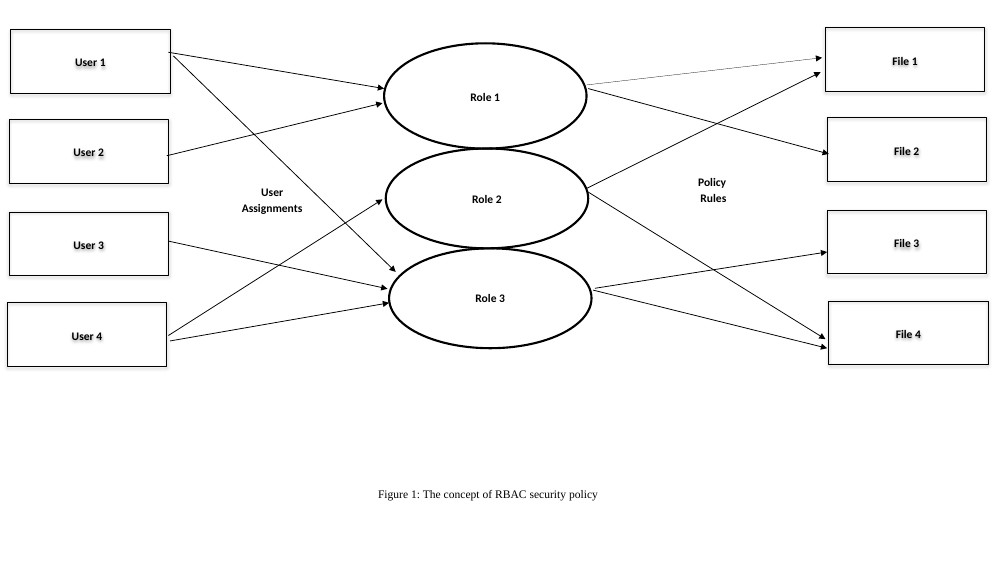
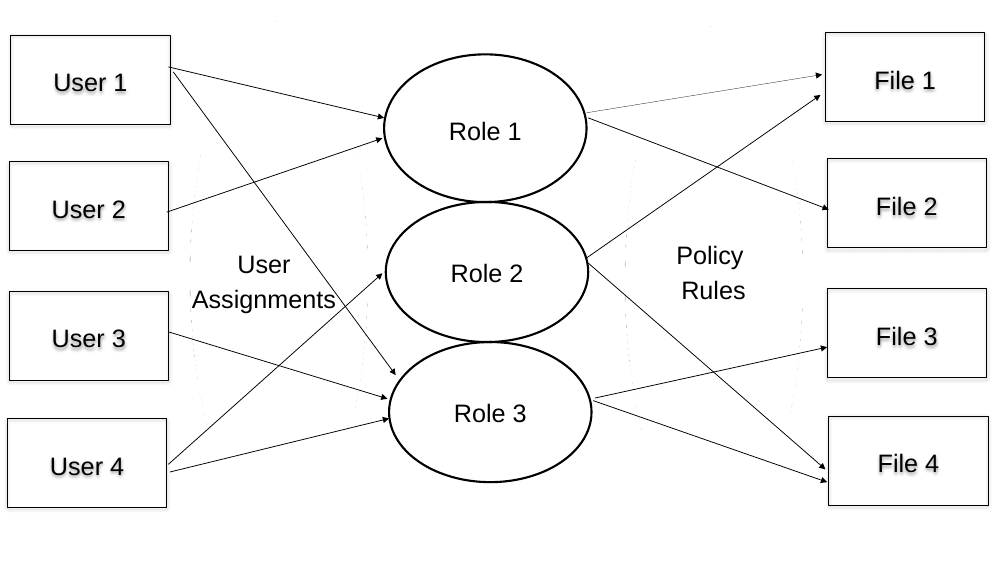
Before and after one commit to benjaminaziz/KAOS-B, a slide deck: slide 1 of Figures_Full Slides.pptx. Drawn at 1008x567 pixels with LibreOffice and Linux fonts; fonts in the diff are those of the drawing. Boxes give left, top, right and bottom in pixels: in the first picture for what was removed or moved away, otherwise in the second. Text is boxed around its words. In the diff, an @@ line names an element or a change of style, - is before the commit and + after.

```diff
--- a/Figures_Full Slides.pptx
+++ b/Figures_Full Slides.pptx
@@ ellipse: place and size @@
-ellipse at <box>190,20,368,383</box>
+ellipse at <box>190,21,368,531</box>
@@ ellipse: place and size @@
-ellipse at <box>620,16,798,379</box>
+ellipse at <box>620,16,798,526</box>
@@ ellipse: place and size @@
-ellipse at <box>625,23,803,386</box>
+ellipse at <box>625,26,803,535</box>
@@ rectangle "User 1": place and size @@
-rectangle "User 1" at <box>11,29,170,93</box>
+rectangle "User 1" at <box>11,35,170,124</box>
@@ ellipse "Role 1": place and size @@
-ellipse "Role 1" at <box>384,43,587,148</box>
+ellipse "Role 1" at <box>384,54,587,202</box>
@@ rectangle "File 1": place and size @@
-rectangle "File 1" at <box>826,28,985,91</box>
+rectangle "File 1" at <box>826,33,985,122</box>
@@ arrow moved from (169, 52) - (384, 88) to (169, 67) - (384, 118) @@
@@ arrow moved from (173, 56) - (395, 272) to (173, 72) - (395, 375) @@
@@ arrow moved from (587, 85) - (823, 57) to (587, 113) - (823, 75) @@
@@ arrow moved from (587, 188) - (820, 73) to (587, 258) - (820, 95) @@
@@ arrow moved from (588, 88) - (829, 154) to (588, 118) - (829, 209) @@
@@ arrow moved from (167, 156) - (383, 103) to (167, 212) - (383, 138) @@
@@ rectangle "User 2": place and size @@
-rectangle "User 2" at <box>9,119,169,183</box>
+rectangle "User 2" at <box>9,161,169,250</box>
@@ rectangle "File 2": place and size @@
-rectangle "File 2" at <box>827,118,987,181</box>
+rectangle "File 2" at <box>827,159,987,248</box>
@@ ellipse "Role 2": place and size @@
-ellipse "Role 2" at <box>386,148,588,248</box>
+ellipse "Role 2" at <box>386,202,588,342</box>
@@ text "Policy": place and size @@
-text "Policy" at <box>698,178,726,202</box>
+text "Policy" at <box>676,245,745,300</box>
@@ text "User": place and size @@
-text "User" at <box>242,188,303,214</box>
+text "User" at <box>192,255,336,313</box>
@@ arrow moved from (588, 192) - (826, 340) to (588, 263) - (826, 470) @@
@@ rectangle "User 3": place and size @@
-rectangle "User 3" at <box>9,212,169,275</box>
+rectangle "User 3" at <box>9,291,169,380</box>
@@ arrow moved from (169, 336) - (383, 200) to (169, 464) - (383, 273) @@
@@ rectangle "File 3": place and size @@
-rectangle "File 3" at <box>827,210,987,274</box>
+rectangle "File 3" at <box>827,289,987,378</box>
@@ arrow moved from (169, 241) - (387, 289) to (169, 332) - (387, 399) @@
@@ ellipse "Role 3": place and size @@
-ellipse "Role 3" at <box>389,249,592,349</box>
+ellipse "Role 3" at <box>389,342,592,482</box>
@@ arrow moved from (595, 288) - (827, 252) to (595, 399) - (827, 347) @@
@@ size 11 to 24 pt, font Calibri to Arial, bold off in 13 elements at <box>826,33,985,122</box>, <box>11,35,170,124</box>, <box>384,54,587,202</box>, <box>827,159,987,248</box>, <box>9,161,169,250</box>, <box>386,202,588,342</box>, <box>676,245,745,300</box>, <box>192,255,336,313</box>, <box>827,289,987,378</box>, <box>9,291,169,380</box>, <box>389,342,592,482</box>, <box>829,416,988,505</box>, <box>8,419,167,508</box> @@
@@ rectangle "User 4": place and size @@
-rectangle "User 4" at <box>8,303,167,367</box>
+rectangle "User 4" at <box>8,419,167,508</box>
@@ arrow moved from (170, 341) - (389, 303) to (170, 472) - (389, 419) @@
@@ arrow moved from (594, 290) - (827, 349) to (594, 401) - (827, 482) @@
@@ rectangle "File 4": place and size @@
-rectangle "File 4" at <box>829,301,988,364</box>
+rectangle "File 4" at <box>829,416,988,505</box>
@@ text removed at <box>378,490,598,501</box> @@
-Figure 1: The concept of RBAC security policy
```
Also in this commit, not shown: 6 other slides changed, 1 slide removed, 26 other files.
